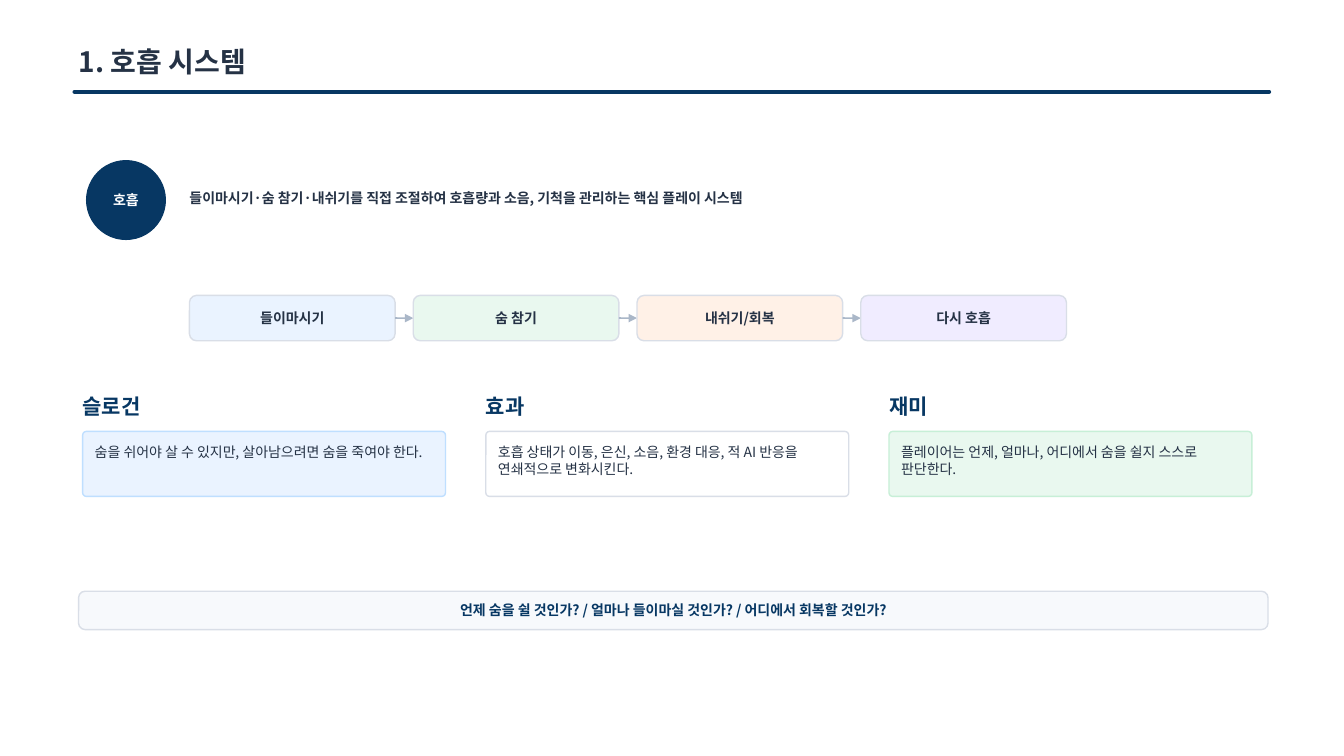
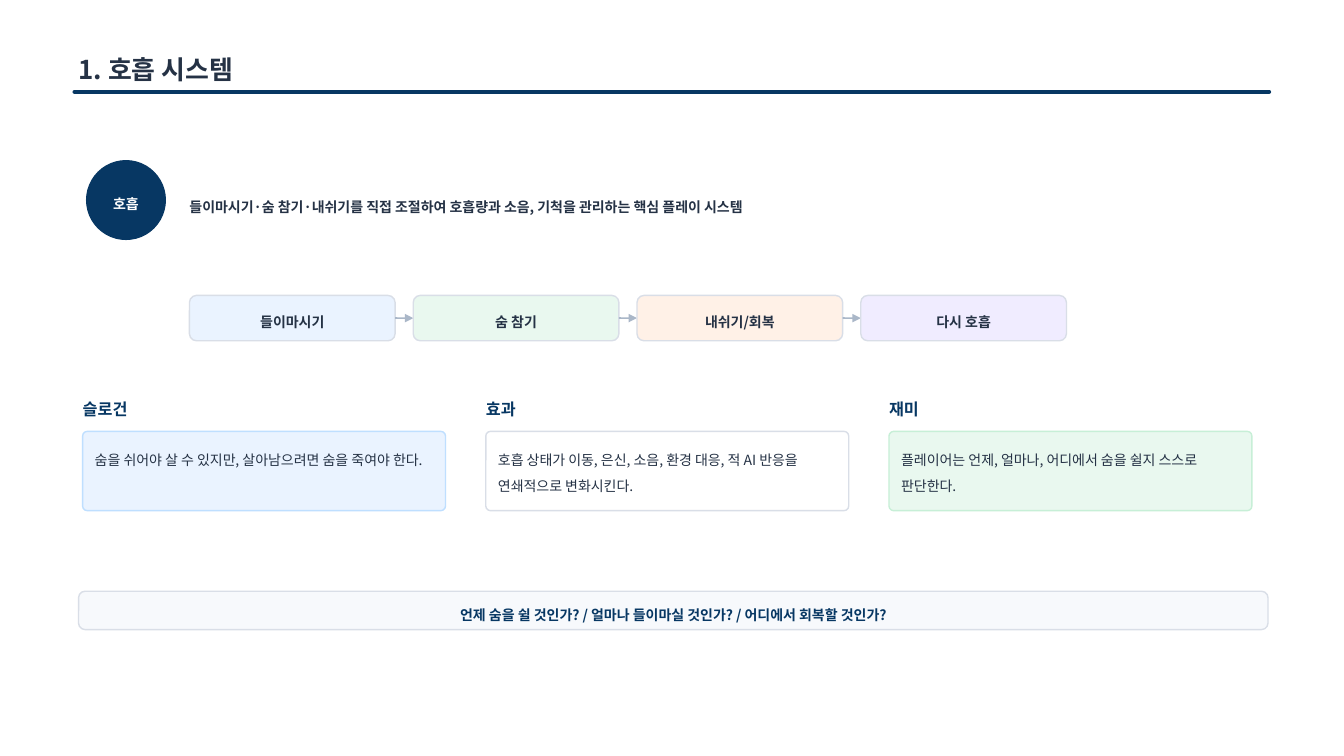
Before and after one commit to ysooj/Gihoek_8, a slide deck: slide 3 of 호흡 시스템 문서.pptx. Drawn at 1344x756 pixels with LibreOffice and Linux fonts; fonts in the diff are those of the drawing. Boxes give left, top, right and bottom in pixels: in the first picture for what was removed or moved away, otherwise in the second. Text is boxed around its words. In the diff, an @@ line names an element or a change of style, - is before the commit and + after.

```diff
--- a/호흡 시스템 문서.pptx
+++ b/호흡 시스템 문서.pptx
@@ text "1. 호흡 시스템" at [79,57,233,82]: size 20 to 18.5 pt; line spacing 1 to 1.3 @@
@@ size 15 to 11.6 pt; line spacing 1 to 1.3 in 3 elements at [83,401,128,417], [486,401,516,417], [889,401,919,417] @@
@@ rounded rectangle: place and size @@
-rounded rectangle at [83,432,446,496]
+rounded rectangle at [83,432,446,511]
@@ rounded rectangle: place and size @@
-rounded rectangle at [486,432,849,496]
+rounded rectangle at [486,432,849,511]
@@ rounded rectangle: place and size @@
-rounded rectangle at [889,432,1252,496]
+rounded rectangle at [889,432,1252,511]
@@ line spacing 1 to 1.5 in 10 elements at [87,160,165,239], [189,200,743,215], [190,295,395,341], [413,295,619,341], [637,295,843,341], [861,295,1067,341], [95,453,422,468], [498,453,798,492], [901,453,1198,492], [79,592,1268,630] @@
```
Also in this commit, not shown: 4 other slides changed, 2 slides added, 4 other files.
